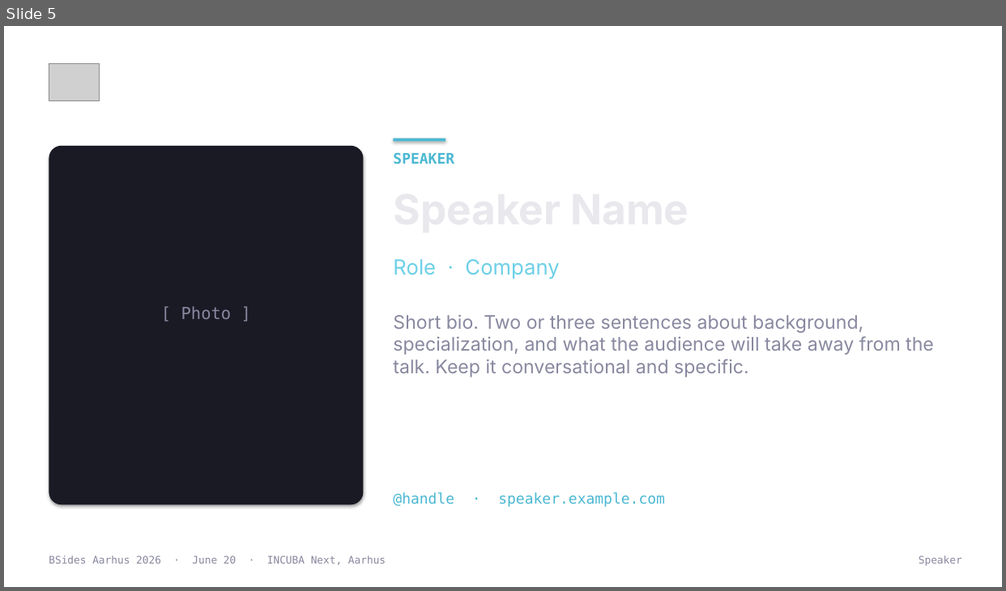
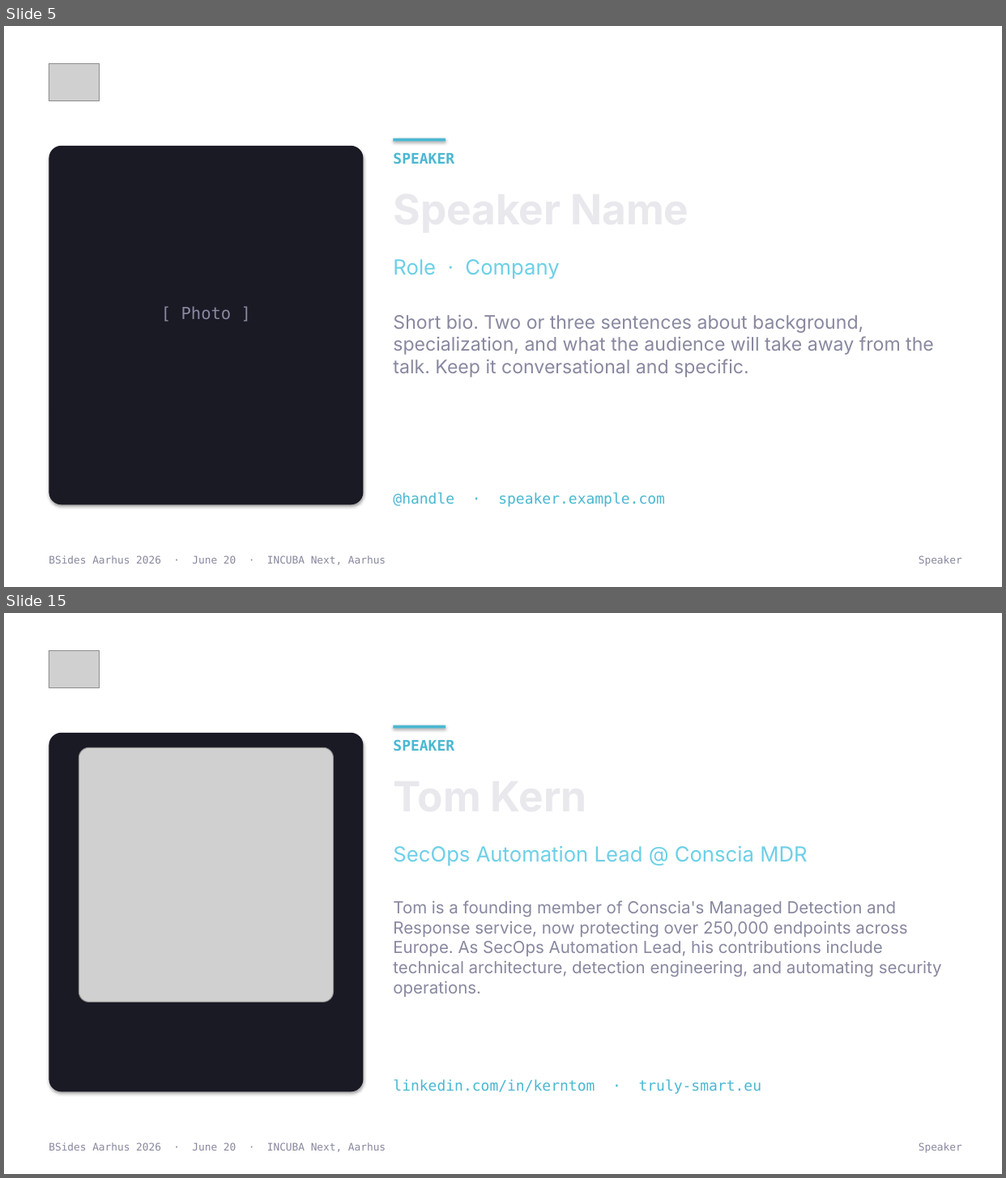
Before and after one commit to BSides-Aarhus/Website-2026, a slide deck: Plans/template-output/bsides-aarhus-2026-template.pptx. Shown one above the other, each under a label of ours: slide 5 before the commit, slides 5 and 15 after it; the slides between them are not shown. The pictures are 1006x591 and 1006x1178 pixels, drawn with LibreOffice and Linux fonts; fonts in the diff are those of the drawing; grey boxes stand for pictures; background and template pictures are left out. Boxes give left, top, right and bottom in pixels: in the first picture for what was removed or moved away, otherwise in the second. Text is boxed around its words. In the diff, an @@ line names an element or a change of style, - is before the commit and + after.

```diff
--- a/Plans/template-output/bsides-aarhus-2026-template.pptx
+++ b/Plans/template-output/bsides-aarhus-2026-template.pptx
@@ slide 15 added at (x1=4, y1=613, x2=1002, y2=1174), background picture (left out) @@
@@ picture added at (x1=49, y1=650, x2=100, y2=688) @@
@@ rounded rectangle added at (x1=49, y1=733, x2=364, y2=1093), fill #1A1A25 @@
@@ rectangle added at (x1=394, y1=726, x2=445, y2=728), fill #4AB8D2 @@
@@ picture added at (x1=79, y1=747, x2=334, y2=1003) @@
@@ text added at (x1=393, y1=739, x2=454, y2=751), 14 pt, text #4AB8D2, bold @@
+SPEAKER
@@ text added at (x1=393, y1=846, x2=807, y2=866), 20 pt, text #6DD0E7 @@
+SecOps Automation Lead @ Conscia MDR
@@ text added at (x1=393, y1=901, x2=427, y2=914), 40 pt, text #E8E8ED, bold @@
+Tom Kern
@@ text added at (x1=393, y1=901, x2=942, y2=997), 16 pt, text #8888A0 @@
+Tom is a founding member of Conscia's Managed Detection and Response service, now protecting over 250,000 endpoints across Europe. As SecOps Automation Lead, his contributions include technical architecture, detection engineering, and automating security operations.
@@ text added at (x1=393, y1=1080, x2=762, y2=1094), 14 pt, text #4AB8D2 @@
+linkedin.com/in/kerntom · truly-smart.eu
@@ text added at (x1=49, y1=1143, x2=386, y2=1152), 10 pt, text #8888A0 @@
+BSides Aarhus 2026 · June 20 · INCUBA Next, Aarhus
@@ text added at (x1=918, y1=1143, x2=962, y2=1153), 10 pt, text #8888A0 @@
+Speaker
```
Also in this commit, not shown: 10 other slides added, 1 other file.
